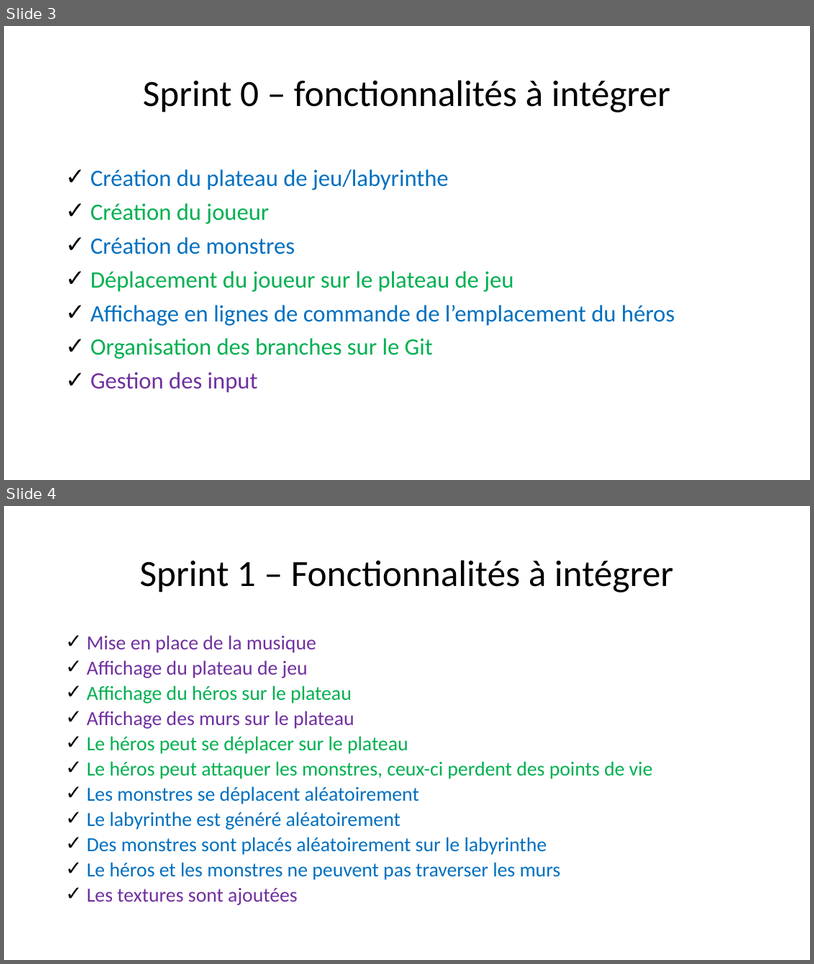
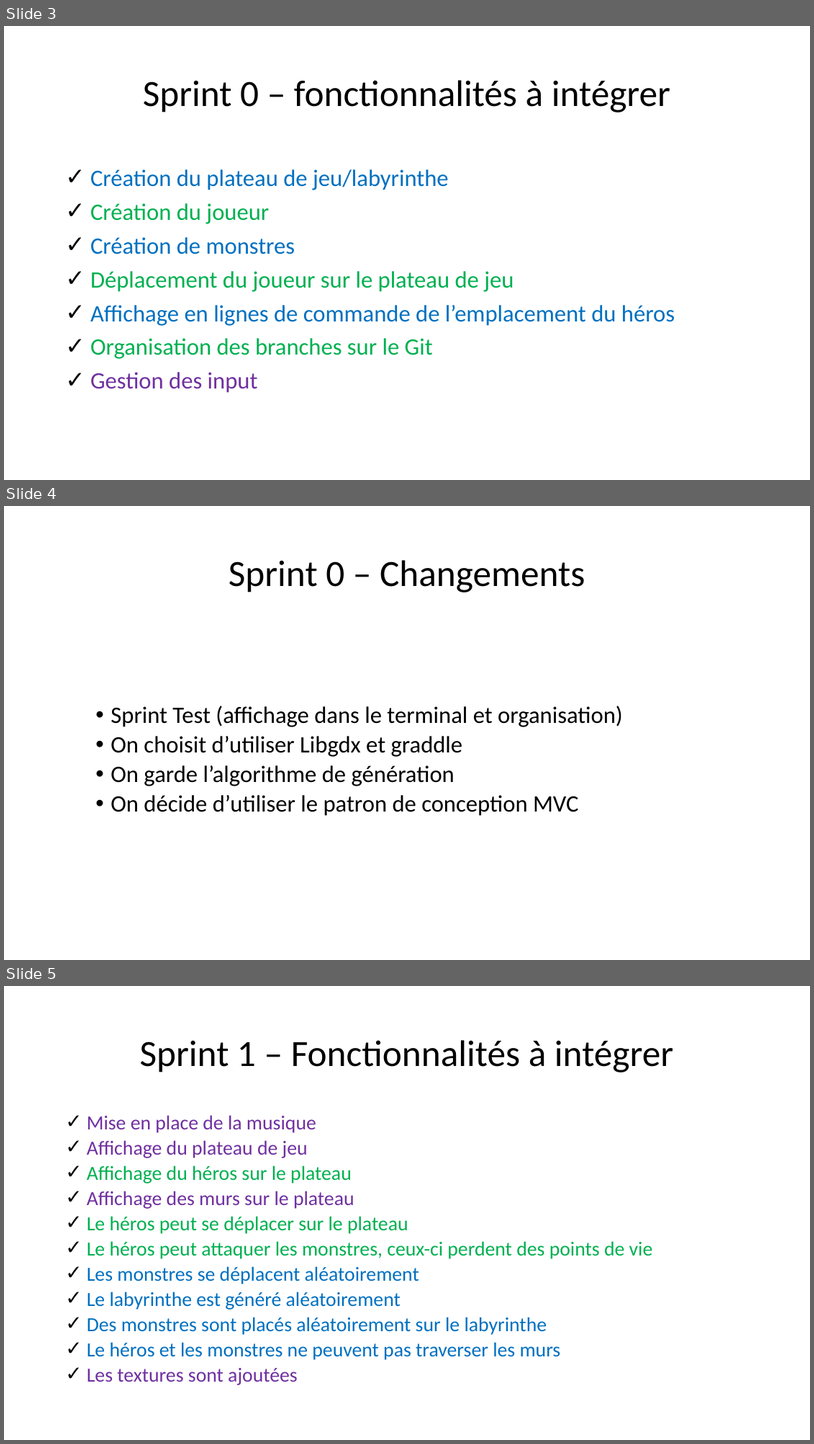
Before and after one commit to HamaraH/projet_labyrinthe, a slide deck: Présentation ACL.pptx. Shown one above the other, each under a label of ours: slides 3 and 4 before the commit, slides 3, 4 and 5 after it. The pictures are 814x964 and 814x1444 pixels, drawn with LibreOffice and Linux fonts; fonts in the diff are those of the drawing. Boxes give left, top, right and bottom in pixels: in the first picture for what was removed or moved away, otherwise in the second. Text is boxed around its words. In the diff, an @@ line names an element or a change of style, - is before the commit and + after.

```diff
--- a/Présentation ACL.pptx
+++ b/Présentation ACL.pptx
@@ slide 4 added at (4,506,810,960), background #FFFFFF @@
@@ title added at (229,560,585,592), 44 pt, text #000000 @@
+Sprint 0 – Changements
@@ text added at (111,705,623,816), 28 pt, text #000000 @@
+  • Sprint Test (affichage dans le terminal et organisation)
+  • On choisit d’utiliser Libgdx et graddle
+  • On garde l’algorithme de génération
+  • On décide d’utiliser le patron de conception MVC
@@ what was slide 4 is now slide 5 @@
```
Also in this commit, not shown: 1 other slide added.
